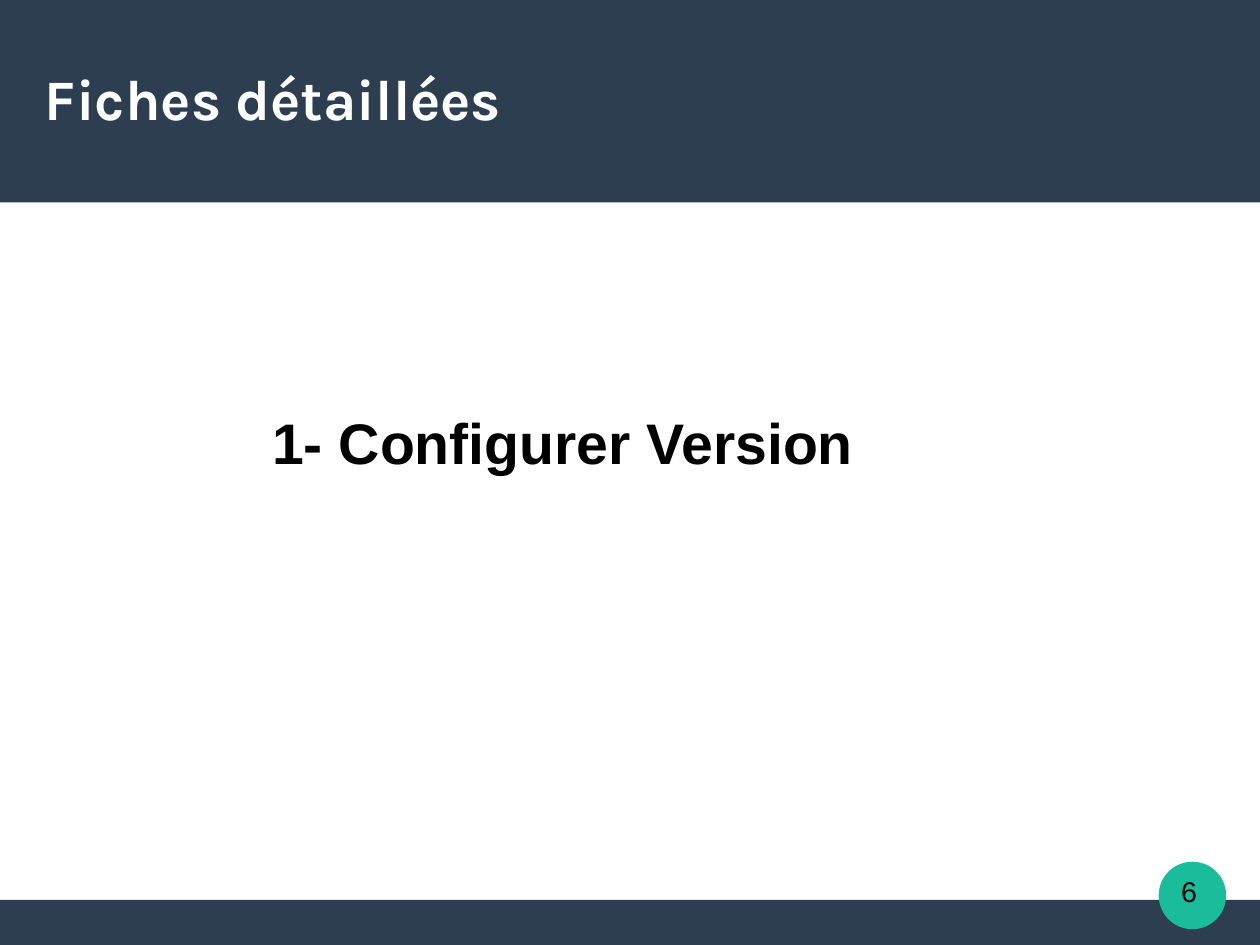
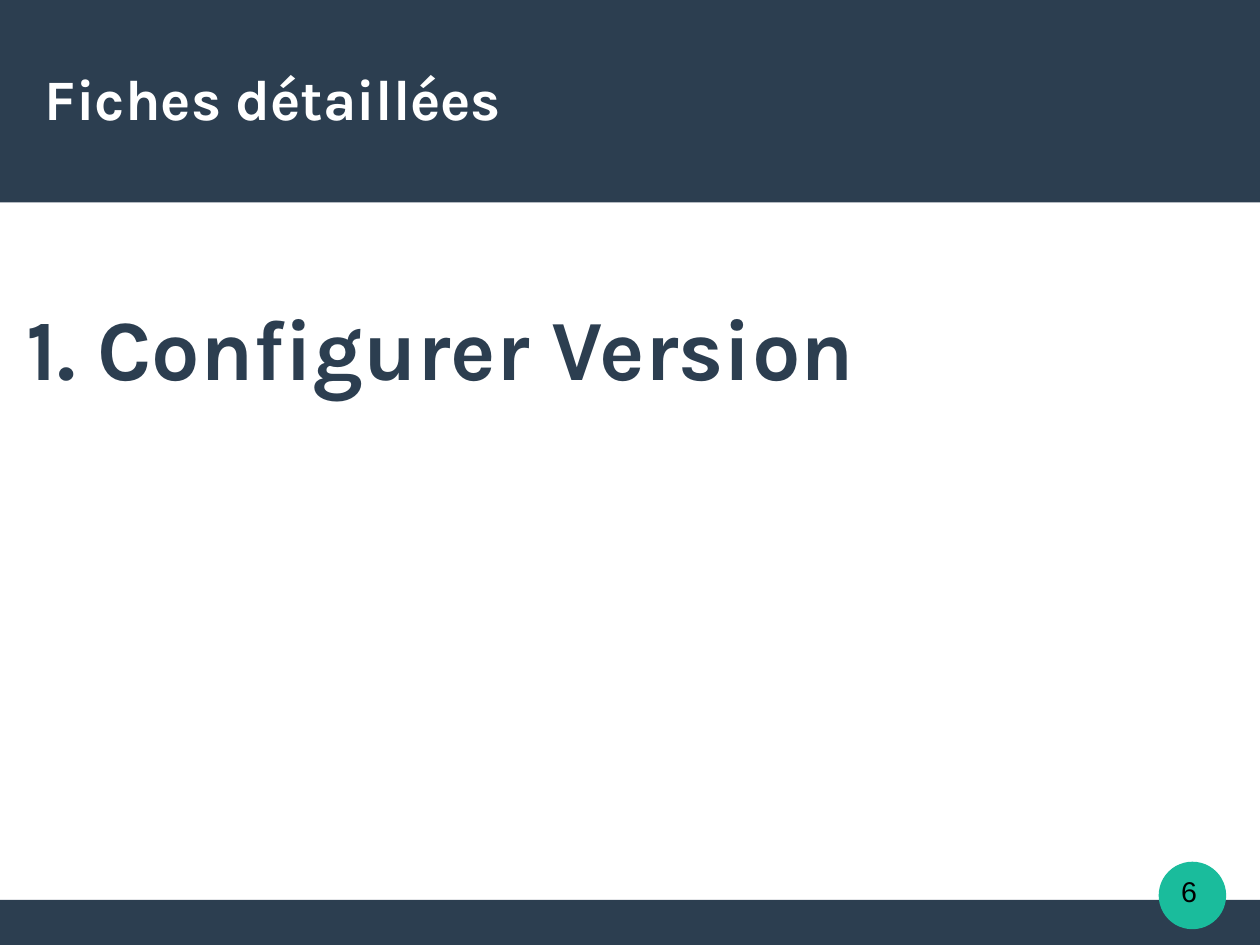
Before and after one commit to natmaurice/tme-il-smartbuilders, a slide deck: slide 6 of IL.odp. Drawn at 1260x945 pixels with LibreOffice and Linux fonts; fonts in the diff are those of the drawing. Boxes give left, top, right and bottom in pixels: in the first picture for what was removed or moved away, otherwise in the second. Text is boxed around its words. In the diff, an @@ line names an element or a change of style, - is before the commit and + after.

```diff
--- a/IL.odp
+++ b/IL.odp
@@ text at (x1=27, y1=319, x2=854, y2=401): text changed; size 36 to 54 pt; font Arial to Karla; text colour #000000 to #2C3E50 @@
-1- Configurer Version
+    1. Configurer Version
```
Also in this commit, not shown: 4 other slides changed.
